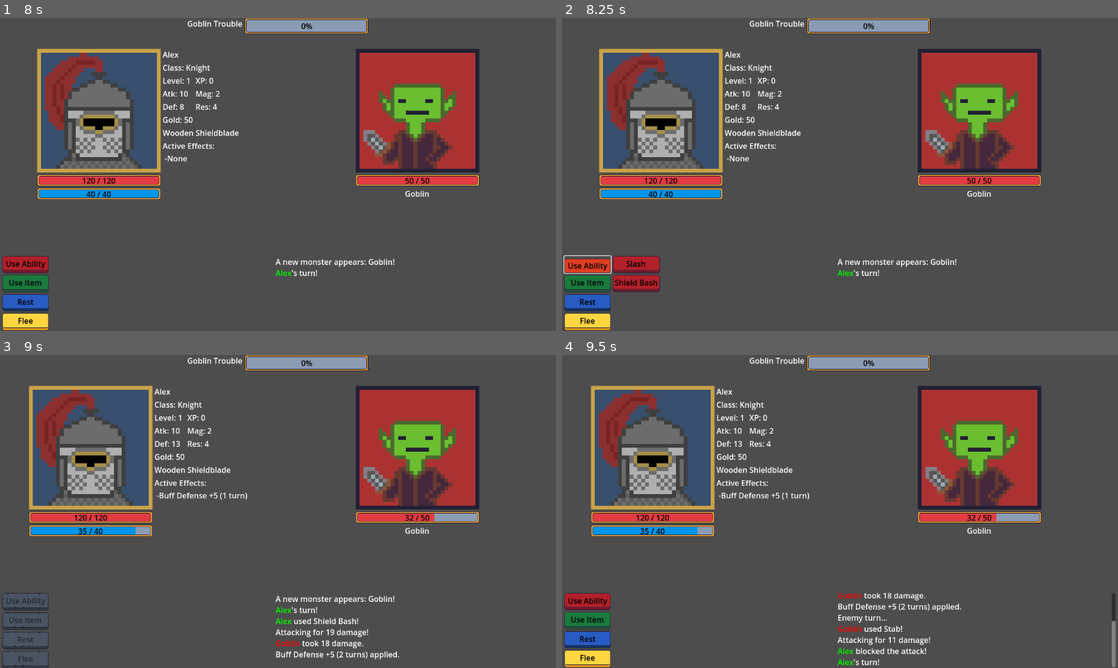
Above: before the commit, frames 1-4 (two rows, left to right).
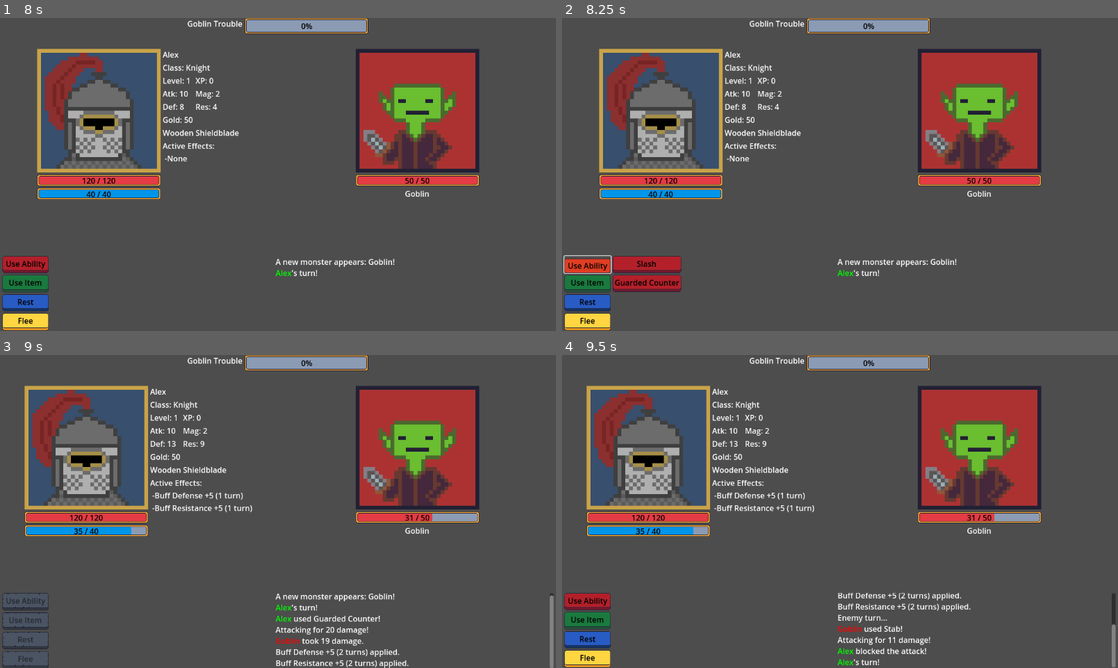
Above: after the commit, the same moments.

Repository: navtges3/PixelValley
Game: Godot game, scene res://scenes/ui/screens/main_menu_screen.tscn
Two runs of this game, one before a commit and one after it. Both use one fixed random seed, a clock stepped at 60 frames per second and the inputs below.
Inputs (mouse positions are in pixels of both pictures, inside the frame that each line leads up to):
- Up to frame 1 (8 s): click "New Game" at 0.5 s; click (311, 221) at 1.27 s; type "Alex" at 1.35 s; click (211, 149) at 2.02 s; click "Create Hero" at 2.75 s; click "Quests" at 3.5 s; click "Available" at 4.25 s; click "Complete" at 5 s; click "Available" at 5.75 s; click (172, 61) at 6.5 s; click "Start Quest" at 7.25 s
- Up to frame 2 (8.25 s): click "Use Ability" at 8 s
- Up to frame 3 (9 s): click (83, 621) at 8.75 s, where only the run after the commit has a clickable "Guarded Counter"
- Up to frame 4 (9.5 s): no input

Frame 1 is identical in both runs. In frame 2, 0.6% of the frame differs, in the area x 9-22%, y 76-88%; in frame 3, 6.6%, in the area x 4-100%, y 9-100%; in frame 4, 5.2%.

Commit message:
Revamp knight weapon abilities and add value fields
Knight weapons now have expanded ability definitions, including attacks, energy costs, cooldowns, and utility effects. Added 'value' fields to all knight weapons for better inventory management. Updated monster resources to use 'active_effect.gd' script. Reduced max damage for Slash ability. Minor code style fix in combatant.gd.

Diff:
--- a/resources/abilities/slash.tres
+++ b/resources/abilities/slash.tres
@@ -7,7 +7,7 @@
 [sub_resource type="Resource" id="Resource_1qfmq"]
 script = ExtResource("1_ntsqh")
 min_damage = 8
-max_damage = 15
+max_damage = 12
 metadata/_custom_type_script = "uid://bo48scp6lbwrb"
 
 [resource]
--- a/resources/monsters/goblin.tres
+++ b/resources/monsters/goblin.tres
@@ -2,7 +2,7 @@
 
 [ext_resource type="Script" uid="uid://bd6ohffno5w7r" path="res://scripts/characters/monster.gd" id="1_a5h8a"]
 [ext_resource type="Texture2D" uid="uid://vdpvmy1cvfnu" path="res://assets/goblin.png" id="1_dekqg"]
-[ext_resource type="Script" uid="uid://c5deti4sb2k2j" path="res://scripts/data/effect.gd" id="1_ywgox"]
+[ext_resource type="Script" uid="uid://blp0fv0xnajdb" path="res://scripts/data/active_effect.gd" id="1_hcon4"]
 [ext_resource type="Resource" uid="uid://nav1377jn0pa" path="res://resources/abilities/stab.tres" id="2_hcon4"]
 [ext_resource type="Script" uid="uid://dxnu3vjlxl2pn" path="res://scripts/data/conditional_ability.gd" id="3_xq86m"]
 [ext_resource type="Script" uid="uid://hxleldka7y06" path="res://scripts/characters/stat_block.gd" id="4_ejpcc"]
--- a/resources/monsters/ogre.tres
+++ b/resources/monsters/ogre.tres
@@ -1,7 +1,7 @@
 [gd_resource type="Resource" script_class="Monster" load_steps=12 format=3 uid="uid://bxig3cedsllcl"]
 
 [ext_resource type="Script" uid="uid://bd6ohffno5w7r" path="res://scripts/characters/monster.gd" id="1_frc05"]
-[ext_resource type="Script" uid="uid://c5deti4sb2k2j" path="res://scripts/data/effect.gd" id="1_nqds1"]
+[ext_resource type="Script" uid="uid://blp0fv0xnajdb" path="res://scripts/data/active_effect.gd" id="1_pi0wg"]
 [ext_resource type="Texture2D" uid="uid://bxc2p8w8wawwk" path="res://assets/ogre.png" id="1_x6w26"]
 [ext_resource type="Resource" uid="uid://waytpolwnsyp" path="res://resources/abilities/smash.tres" id="2_pi0wg"]
 [ext_resource type="Script" uid="uid://dxnu3vjlxl2pn" path="res://scripts/data/conditional_ability.gd" id="2_rcnog"]
--- a/resources/monsters/orc.tres
+++ b/resources/monsters/orc.tres
@@ -1,7 +1,7 @@
 [gd_resource type="Resource" script_class="Monster" load_steps=12 format=3 uid="uid://yrw5qgu7qwe0"]
 
 [ext_resource type="Texture2D" uid="uid://ced3cfcakcx6o" path="res://assets/orc.png" id="1_0ed2k"]
-[ext_resource type="Script" uid="uid://c5deti4sb2k2j" path="res://scripts/data/effect.gd" id="1_t2l3x"]
+[ext_resource type="Script" uid="uid://blp0fv0xnajdb" path="res://scripts/data/active_effect.gd" id="1_1gfu0"]
 [ext_resource type="Script" uid="uid://bd6ohffno5w7r" path="res://scripts/characters/monster.gd" id="1_wfseu"]
 [ext_resource type="Resource" uid="uid://5gj0qi86ux23" path="res://resources/abilities/slash.tres" id="2_1gfu0"]
 [ext_resource type="Script" uid="uid://dxnu3vjlxl2pn" path="res://scripts/data/conditional_ability.gd" id="2_xu4t2"]
--- a/resources/weapons/knight_weapons/common/bronze_mace.tres
+++ b/resources/weapons/knight_weapons/common/bronze_mace.tres
@@ -1,11 +1,42 @@
-[gd_resource type="Resource" script_class="Weapon" load_steps=4 format=3 uid="uid://d2lw07ogljsov"]
+[gd_resource type="Resource" script_class="Weapon" load_steps=10 format=3 uid="uid://d2lw07ogljsov"]
 
 [ext_resource type="Script" uid="uid://b2o7w8q10stxo" path="res://scripts/data/ability.gd" id="1_jop4m"]
+[ext_resource type="Script" uid="uid://bo48scp6lbwrb" path="res://scripts/data/attack.gd" id="2_2vunc"]
 [ext_resource type="Script" uid="uid://dgykeyxn7fefw" path="res://scripts/data/weapon.gd" id="2_o86ub"]
-[ext_resource type="Theme" uid="uid://e6xnt81pte22" path="res://assets/button_themes/regular/gray_button.tres" id="3_vov6x"]
+[ext_resource type="Theme" uid="uid://130ubmqd1h3b" path="res://assets/button_themes/regular/red_button.tres" id="3_1ii86"]
+[ext_resource type="Script" uid="uid://bvuw0uyc36uxx" path="res://scripts/data/utility.gd" id="3_onfrv"]
+
+[sub_resource type="Resource" id="Resource_frkjk"]
+script = ExtResource("2_2vunc")
+min_damage = 6
+max_damage = 10
+metadata/_custom_type_script = "uid://bo48scp6lbwrb"
+
+[sub_resource type="Resource" id="Resource_7xty2"]
+script = ExtResource("1_jop4m")
+name = "Crushing Blow"
+attack = SubResource("Resource_frkjk")
+metadata/_custom_type_script = "uid://b2o7w8q10stxo"
+
+[sub_resource type="Resource" id="Resource_2vunc"]
+script = ExtResource("2_2vunc")
+min_damage = 12
+max_damage = 18
+metadata/_custom_type_script = "uid://bo48scp6lbwrb"
+
+[sub_resource type="Resource" id="Resource_wmyjd"]
+script = ExtResource("1_jop4m")
+name = "Hammer Spin"
+energy_cost = 5
+cooldown = 3
+attack = SubResource("Resource_2vunc")
+metadata/_custom_type_script = "uid://b2o7w8q10stxo"
 
 [resource]
 script = ExtResource("2_o86ub")
+abilities = Array[ExtResource("1_jop4m")]([SubResource("Resource_7xty2"), SubResource("Resource_wmyjd")])
 name = "Bronze Mace"
 description = "A dull bronze head mounted on a rough wooden haft, simple but dependable."
+theme = ExtResource("3_1ii86")
+value = 70
 metadata/_custom_type_script = "uid://dgykeyxn7fefw"
--- a/resources/weapons/knight_weapons/common/iron_longsword.tres
+++ b/resources/weapons/knight_weapons/common/iron_longsword.tres
@@ -1,11 +1,42 @@
-[gd_resource type="Resource" script_class="Weapon" load_steps=4 format=3 uid="uid://byt7knbbmt5h6"]
+[gd_resource type="Resource" script_class="Weapon" load_steps=10 format=3 uid="uid://byt7knbbmt5h6"]
 
 [ext_resource type="Script" uid="uid://b2o7w8q10stxo" path="res://scripts/data/ability.gd" id="1_emish"]
+[ext_resource type="Script" uid="uid://bo48scp6lbwrb" path="res://scripts/data/attack.gd" id="2_6c35j"]
 [ext_resource type="Script" uid="uid://dgykeyxn7fefw" path="res://scripts/data/weapon.gd" id="2_n45jd"]
-[ext_resource type="Theme" uid="uid://e6xnt81pte22" path="res://assets/button_themes/regular/gray_button.tres" id="3_fa0dh"]
+[ext_resource type="Script" uid="uid://bvuw0uyc36uxx" path="res://scripts/data/utility.gd" id="3_icyt6"]
+[ext_resource type="Theme" uid="uid://130ubmqd1h3b" path="res://assets/button_themes/regular/red_button.tres" id="5_kmumv"]
+
+[sub_resource type="Resource" id="Resource_3tf42"]
+script = ExtResource("2_6c35j")
+min_damage = 8
+max_damage = 12
+metadata/_custom_type_script = "uid://bo48scp6lbwrb"
+
+[sub_resource type="Resource" id="Resource_ldvfv"]
+script = ExtResource("1_emish")
+name = "Steel Slash"
+attack = SubResource("Resource_3tf42")
+metadata/_custom_type_script = "uid://b2o7w8q10stxo"
+
+[sub_resource type="Resource" id="Resource_kmumv"]
+script = ExtResource("2_6c35j")
+min_damage = 10
+max_damage = 15
+metadata/_custom_type_script = "uid://bo48scp6lbwrb"
+
+[sub_resource type="Resource" id="Resource_6c35j"]
+script = ExtResource("1_emish")
+name = "Training Strike"
+energy_cost = 5
+cooldown = 3
+attack = SubResource("Resource_kmumv")
+metadata/_custom_type_script = "uid://b2o7w8q10stxo"
 
 [resource]
 script = ExtResource("2_n45jd")
+abilities = Array[ExtResource("1_emish")]([SubResource("Resource_ldvfv"), SubResource("Resource_6c35j")])
 name = "Iron Longsword"
 description = "A sturdy, timeworn blade bearing the training nicks of countless recruits."
+theme = ExtResource("5_kmumv")
+value = 80
 metadata/_custom_type_script = "uid://dgykeyxn7fefw"
--- a/resources/weapons/knight_weapons/common/soldiers_spear.tres
+++ b/resources/weapons/knight_weapons/common/soldiers_spear.tres
@@ -1,11 +1,56 @@
-[gd_resource type="Resource" script_class="Weapon" load_steps=4 format=3 uid="uid://jxwmi2we3vyq"]
+[gd_resource type="Resource" script_class="Weapon" load_steps=13 format=3 uid="uid://jxwmi2we3vyq"]
 
 [ext_resource type="Script" uid="uid://b2o7w8q10stxo" path="res://scripts/data/ability.gd" id="1_u42vx"]
+[ext_resource type="Script" uid="uid://bo48scp6lbwrb" path="res://scripts/data/attack.gd" id="2_8vja4"]
 [ext_resource type="Script" uid="uid://dgykeyxn7fefw" path="res://scripts/data/weapon.gd" id="2_oulmc"]
-[ext_resource type="Theme" uid="uid://e6xnt81pte22" path="res://assets/button_themes/regular/gray_button.tres" id="3_arlsl"]
+[ext_resource type="Script" uid="uid://bvuw0uyc36uxx" path="res://scripts/data/utility.gd" id="2_v6upd"]
+[ext_resource type="Theme" uid="uid://130ubmqd1h3b" path="res://assets/button_themes/regular/red_button.tres" id="4_0dim3"]
+[ext_resource type="Script" uid="uid://c5deti4sb2k2j" path="res://scripts/data/effect.gd" id="4_a1m3a"]
+
+[sub_resource type="Resource" id="Resource_qku5v"]
+script = ExtResource("2_8vja4")
+min_damage = 8
+max_damage = 14
+metadata/_custom_type_script = "uid://bo48scp6lbwrb"
+
+[sub_resource type="Resource" id="Resource_8vja4"]
+script = ExtResource("1_u42vx")
+name = "Piercing Thrust"
+attack = SubResource("Resource_qku5v")
+metadata/_custom_type_script = "uid://b2o7w8q10stxo"
+
+[sub_resource type="Resource" id="Resource_k2woj"]
+script = ExtResource("2_8vja4")
+min_damage = 10
+max_damage = 15
+metadata/_custom_type_script = "uid://bo48scp6lbwrb"
+
+[sub_resource type="Resource" id="Resource_vqwmt"]
+script = ExtResource("4_a1m3a")
+type = 4
+strength = 3
+duration = 2
+metadata/_custom_type_script = "uid://c5deti4sb2k2j"
+
+[sub_resource type="Resource" id="Resource_4i7jx"]
+script = ExtResource("2_v6upd")
+effects = Array[ExtResource("4_a1m3a")]([SubResource("Resource_vqwmt")])
+metadata/_custom_type_script = "uid://bvuw0uyc36uxx"
+
+[sub_resource type="Resource" id="Resource_a1m3a"]
+script = ExtResource("1_u42vx")
+name = "Spearwall Jab"
+energy_cost = 5
+cooldown = 3
+attack = SubResource("Resource_k2woj")
+utilities = Array[ExtResource("2_v6upd")]([SubResource("Resource_4i7jx")])
+metadata/_custom_type_script = "uid://b2o7w8q10stxo"
 
 [resource]
 script = ExtResource("2_oulmc")
+abilities = Array[ExtResource("1_u42vx")]([SubResource("Resource_8vja4"), SubResource("Resource_a1m3a")])
 name = "Soldier's Spear"
 description = "A straight ash pole tipped with polished steel, used by every footsoldier."
+theme = ExtResource("4_0dim3")
+value = 90
 metadata/_custom_type_script = "uid://dgykeyxn7fefw"
--- a/resources/weapons/knight_weapons/common/steel_claymore.tres
+++ b/resources/weapons/knight_weapons/common/steel_claymore.tres
@@ -1,11 +1,42 @@
-[gd_resource type="Resource" script_class="Weapon" load_steps=4 format=3 uid="uid://boo6sulkcbpjl"]
+[gd_resource type="Resource" script_class="Weapon" load_steps=10 format=3 uid="uid://boo6sulkcbpjl"]
 
 [ext_resource type="Script" uid="uid://b2o7w8q10stxo" path="res://scripts/data/ability.gd" id="1_lgn1t"]
+[ext_resource type="Script" uid="uid://bo48scp6lbwrb" path="res://scripts/data/attack.gd" id="2_bq7oy"]
 [ext_resource type="Script" uid="uid://dgykeyxn7fefw" path="res://scripts/data/weapon.gd" id="2_c4khl"]
-[ext_resource type="Theme" uid="uid://e6xnt81pte22" path="res://assets/button_themes/regular/gray_button.tres" id="3_bq7oy"]
+[ext_resource type="Script" uid="uid://bvuw0uyc36uxx" path="res://scripts/data/utility.gd" id="3_7vas0"]
+[ext_resource type="Theme" uid="uid://130ubmqd1h3b" path="res://assets/button_themes/regular/red_button.tres" id="3_lgn1t"]
+
+[sub_resource type="Resource" id="Resource_jskeh"]
+script = ExtResource("2_bq7oy")
+min_damage = 8
+max_damage = 14
+metadata/_custom_type_script = "uid://bo48scp6lbwrb"
+
+[sub_resource type="Resource" id="Resource_nlyxl"]
+script = ExtResource("1_lgn1t")
+name = "Heavy Cleave"
+attack = SubResource("Resource_jskeh")
+metadata/_custom_type_script = "uid://b2o7w8q10stxo"
+
+[sub_resource type="Resource" id="Resource_3d462"]
+script = ExtResource("2_bq7oy")
+min_damage = 13
+max_damage = 20
+metadata/_custom_type_script = "uid://bo48scp6lbwrb"
+
+[sub_resource type="Resource" id="Resource_5b7wv"]
+script = ExtResource("1_lgn1t")
+name = "Overhead Breaker"
+energy_cost = 5
+cooldown = 3
+attack = SubResource("Resource_3d462")
+metadata/_custom_type_script = "uid://b2o7w8q10stxo"
 
 [resource]
 script = ExtResource("2_c4khl")
+abilities = Array[ExtResource("1_lgn1t")]([SubResource("Resource_nlyxl"), SubResource("Resource_5b7wv")])
 name = "Steel Claymore"
 description = "A massive two‑handed sword whose weight alone commands respect."
+theme = ExtResource("3_lgn1t")
+value = 110
 metadata/_custom_type_script = "uid://dgykeyxn7fefw"
--- a/resources/weapons/knight_weapons/common/wooden_shieldblade.tres
+++ b/resources/weapons/knight_weapons/common/wooden_shieldblade.tres
@@ -1,15 +1,52 @@
-[gd_resource type="Resource" script_class="Weapon" load_steps=6 format=3 uid="uid://br6hwj0vp2ykl"]
+[gd_resource type="Resource" script_class="Weapon" load_steps=13 format=3 uid="uid://br6hwj0vp2ykl"]
 
 [ext_resource type="Script" uid="uid://b2o7w8q10stxo" path="res://scripts/data/ability.gd" id="1_hlufx"]
 [ext_resource type="Script" uid="uid://dgykeyxn7fefw" path="res://scripts/data/weapon.gd" id="2_qu4rv"]
 [ext_resource type="Resource" uid="uid://5gj0qi86ux23" path="res://resources/abilities/slash.tres" id="2_tbjy0"]
-[ext_resource type="Resource" uid="uid://bmlgmm3ijcusf" path="res://resources/abilities/shield_bash.tres" id="3_mdp5g"]
+[ext_resource type="Script" uid="uid://bo48scp6lbwrb" path="res://scripts/data/attack.gd" id="3_wl6y2"]
+[ext_resource type="Script" uid="uid://bvuw0uyc36uxx" path="res://scripts/data/utility.gd" id="4_3pinp"]
+[ext_resource type="Script" uid="uid://c5deti4sb2k2j" path="res://scripts/data/effect.gd" id="5_8t3c1"]
 [ext_resource type="Theme" uid="uid://130ubmqd1h3b" path="res://assets/button_themes/regular/red_button.tres" id="5_tbjy0"]
+
+[sub_resource type="Resource" id="Resource_vwtgm"]
+script = ExtResource("3_wl6y2")
+min_damage = 10
+max_damage = 15
+metadata/_custom_type_script = "uid://bo48scp6lbwrb"
+
+[sub_resource type="Resource" id="Resource_c2b47"]
+script = ExtResource("5_8t3c1")
+type = 4
+strength = 5
+duration = 2
+metadata/_custom_type_script = "uid://c5deti4sb2k2j"
+
+[sub_resource type="Resource" id="Resource_dvku2"]
+script = ExtResource("5_8t3c1")
+type = 5
+strength = 5
+duration = 2
+metadata/_custom_type_script = "uid://c5deti4sb2k2j"
+
+[sub_resource type="Resource" id="Resource_xu8gp"]
+script = ExtResource("4_3pinp")
+effects = Array[ExtResource("5_8t3c1")]([SubResource("Resource_c2b47"), SubResource("Resource_dvku2")])
+metadata/_custom_type_script = "uid://bvuw0uyc36uxx"
+
+[sub_resource type="Resource" id="Resource_pl52e"]
+script = ExtResource("1_hlufx")
+name = "Guarded Counter"
+energy_cost = 5
+cooldown = 3
+attack = SubResource("Resource_vwtgm")
+utilities = Array[ExtResource("4_3pinp")]([SubResource("Resource_xu8gp")])
+metadata/_custom_type_script = "uid://b2o7w8q10stxo"
 
 [resource]
 script = ExtResource("2_qu4rv")
-abilities = Array[ExtResource("1_hlufx")]([ExtResource("2_tbjy0"), ExtResource("3_mdp5g")])
+abilities = Array[ExtResource("1_hlufx")]([ExtResource("2_tbjy0"), SubResource("Resource_pl52e")])
 name = "Wooden Shieldblade"
 description = "A short sword paired with a small wooden shield etched with faded heraldry."
 theme = ExtResource("5_tbjy0")
+value = 75
 metadata/_custom_type_script = "uid://dgykeyxn7fefw"
--- a/resources/weapons/knight_weapons/legendary/aegisbreaker.tres
+++ b/resources/weapons/knight_weapons/legendary/aegisbreaker.tres
@@ -9,4 +9,5 @@
 rarity = 2
 name = "Aegisbreaker"
 description = "A heroic greatsword carried by a fallen champion whose spirit lingers within."
+value = 1200
 metadata/_custom_type_script = "uid://dgykeyxn7fefw"
--- a/resources/weapons/knight_weapons/legendary/valors_end.tres
+++ b/resources/weapons/knight_weapons/legendary/valors_end.tres
@@ -9,4 +9,5 @@
 rarity = 2
 name = "Valor's End"
 description = "The blade of an ancient champion."
+value = 1400
 metadata/_custom_type_script = "uid://dgykeyxn7fefw"
--- a/resources/weapons/knight_weapons/rare/knight_commanders_halberd.tres
+++ b/resources/weapons/knight_weapons/rare/knight_commanders_halberd.tres
@@ -9,4 +9,5 @@
 rarity = 1
 name = "Knight Commander’s Halberd"
 description = "An ornate polearm engraved with honors of past battlefield victories."
+value = 375
 metadata/_custom_type_script = "uid://dgykeyxn7fefw"
--- a/resources/weapons/knight_weapons/rare/oathkeeper_blade.tres
+++ b/resources/weapons/knight_weapons/rare/oathkeeper_blade.tres
@@ -9,4 +9,5 @@
 rarity = 1
 name = "Oathkeeper Blade"
 description = "A ceremonial sword that glows softly whenever its wielder stands firm."
+value = 400
 metadata/_custom_type_script = "uid://dgykeyxn7fefw"
--- a/resources/weapons/knight_weapons/rare/paladins_brand.tres
+++ b/resources/weapons/knight_weapons/rare/paladins_brand.tres
@@ -9,4 +9,5 @@
 rarity = 1
 name = "Paladin’s Brand"
 description = "A gleaming blade wreathed in faint holy radiance said to comfort allies."
+value = 350
 metadata/_custom_type_script = "uid://dgykeyxn7fefw"
